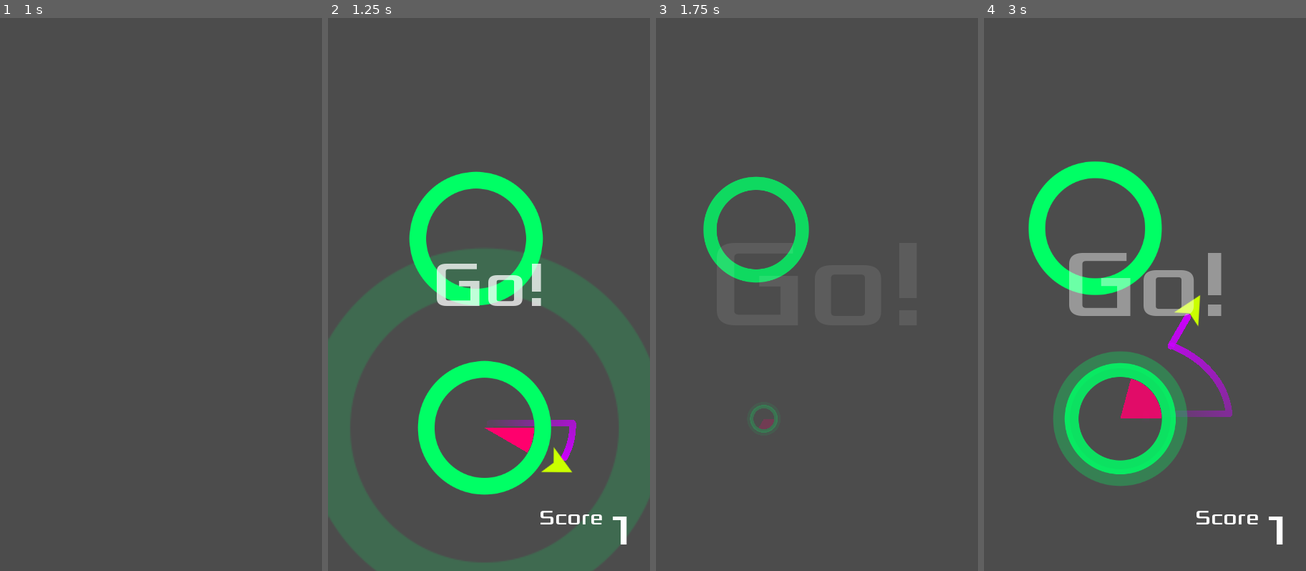
Above: before the commit, frames 1-4 (left to right).
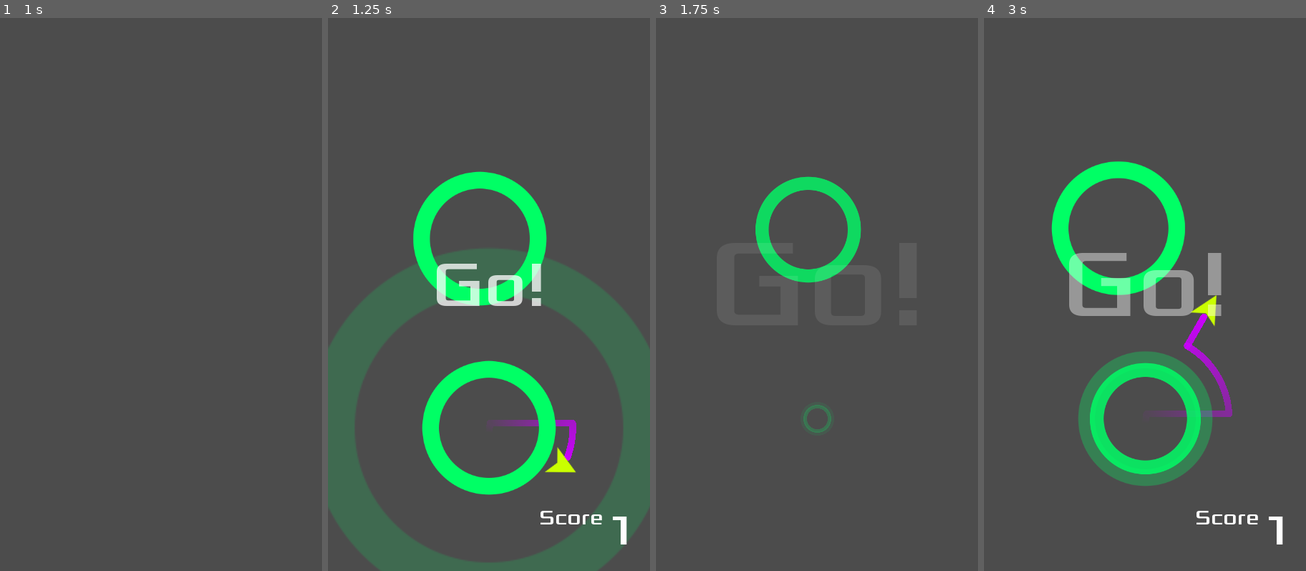
Above: after the commit, the same moments.

Repository: jagc/circleJump
Game: Godot game, scene res://objects/main.tscn
The game is run twice, just before and just after one commit, with the same random seed, the same clock (stepped at 60 frames per second) and the same inputs.
Inputs (mouse positions are in pixels of both pictures, inside the frame that each line leads up to):
- Up to frame 1 (1 s): click (109, 194) at 0.5 s
- Up to frame 2 (1.25 s): no input
- Up to frame 3 (1.75 s): move the mouse to (887, 255) at 1.27 s; click (887, 255) at 1.42 s
- Up to frame 4 (3 s): click (1180, 194) at 2 s; move the mouse to (1080, 311) at 2.77 s; click (1080, 311) at 2.92 s

Frame 1 is identical in both runs. In frame 2, 4.3% of the frame differs, in the area x 0-100%, y 27-100%; in frame 3, 4.4%; in frame 4, 14%, in the area x 13-78%, y 25-85%.
Error in both runs: Invalid get index 'enableMusic' (on base: 'int'). (res://scripts/settings.gd:42)

Commit message:
bugfixes
critical error messages when drawing a polygon is now fixed.
  - moved update() by one tab to include it in the limited mode if clause
  - game was drawing a pi circle even though the circle is not limited, previously
set moveRange default to 0 so there are no moving circles at start of the game.

Diff:
--- a/scripts/circle.gd
+++ b/scripts/circle.gd
@@ -13,7 +13,7 @@
 var radius = 100
 var rotationSpeed = PI
 var mode = MODES.STATIC
-var moveRange = 100
+var moveRange = 0
 var moveSpeed = 1.0
 var numOrbits = 3
 var currentOrbits = 0
@@ -46,7 +46,7 @@
 	var smallChance = min(0.9, max(0, (level-10) / 20.0)) # chance to spawn a smaller than average circle
 	if randf() < smallChance:
 		radius = max(50, radius - level * rand_range(0.75, 1.25))
-	radius = radius
+#	radius = radius
 	$Sprite.material = $Sprite.material.duplicate()
 	$SpriteEffect.material = $Sprite.material
 	$CollisionShape2D.shape = $CollisionShape2D.shape.duplicate()
@@ -82,7 +82,7 @@
 	$pivot.rotation += rotationSpeed * delta
 	if mode == MODES.LIMITED and jumper:
 		checkOrbits()
-	update()
+		update()
 
 func checkOrbits():
 	if abs($pivot.rotation - orbitStart) > 2 * PI:
@@ -110,7 +110,7 @@
 func _draw():
 	if jumper:
 		var r = ((radius - 50) / numOrbits) * (1 + numOrbits - currentOrbits)
-		draw_circle_arc_poly(Vector2.ZERO, r + 10, orbitStart + PI/2,
+		draw_circle_arc_poly(Vector2.ZERO, r, orbitStart + PI/2,
 							$pivot.rotation + PI/2, settings.theme["circle_fill"])
 func draw_circle_arc_poly(center, radius, angle_from, angle_to, color):
     var nb_points = 32
--- a/scripts/jumper.gd
+++ b/scripts/jumper.gd
@@ -57,6 +57,7 @@
 			trail.add_point(position - Vector2(0,7).rotated(rotation))
 	else:
 		trail.add_point(position)
+#	trail.add_point(position)
 
 	if target:
 		transform = target.orbitPosition.global_transform
